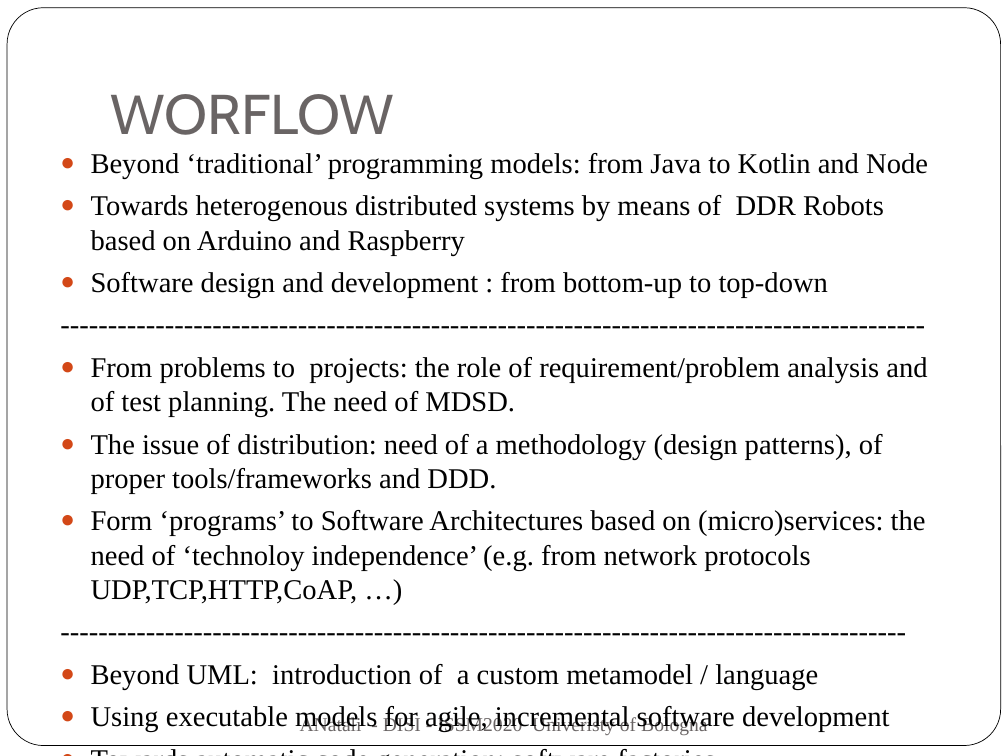
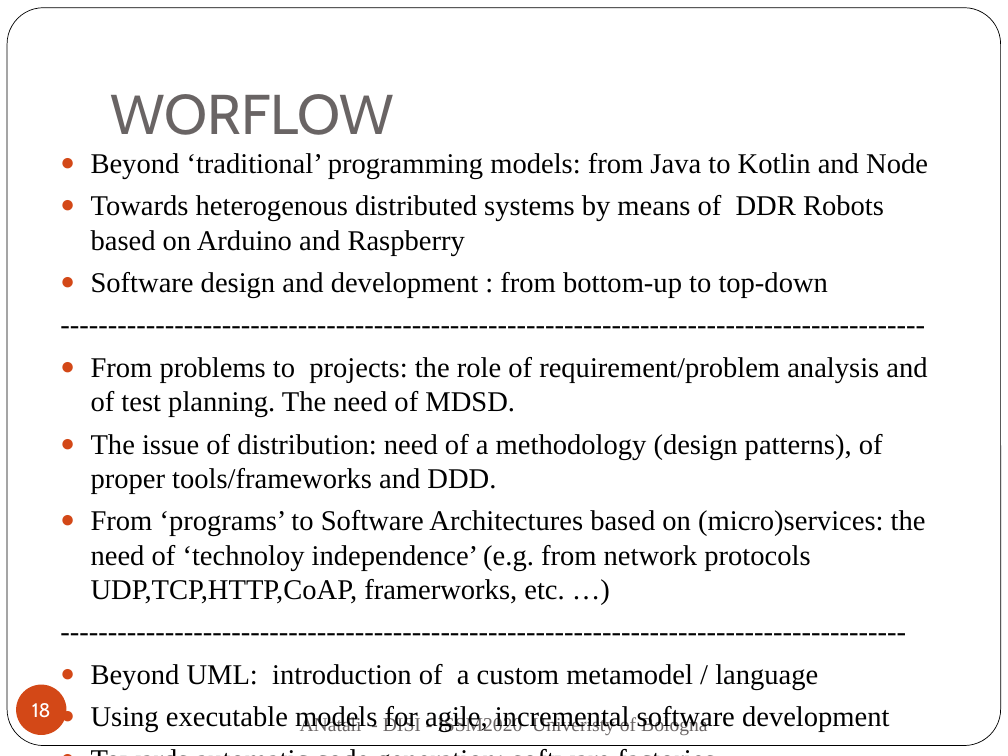
Before and after one commit to anatali/iss2020LabBo, a slide deck: slide 18 of it.unibo.issLabStart/userDocs/ISSM2020.pptx. Drawn at 1008x756 pixels with LibreOffice and Linux fonts; fonts in the diff are those of the drawing. Boxes give left, top, right and bottom in pixels: in the first picture for what was removed or moved away, otherwise in the second. Text is boxed around its words. In the diff, an @@ line names an element or a change of style, - is before the commit and + after.

```diff
--- a/it.unibo.issLabStart/userDocs/ISSM2020.pptx
+++ b/it.unibo.issLabStart/userDocs/ISSM2020.pptx
@@ text at bbox=[91, 510, 926, 604]: text changed @@
-● Form ‘programs’ to Software Architectures based on (micro)services: the need of ‘technoloy independence’ (e.g. from network protocols UDP,TCP,HTTP,CoAP, …)
+● From ‘programs’ to Software Architectures based on (micro)services: the need of ‘technoloy independence’ (e.g. from network protocols UDP,TCP,HTTP,CoAP, framerworks, etc. …)
@@ page number added at bbox=[16, 684, 67, 735], fill #D34817, 14 pt, text #FFFFFF @@
+18
```
Also in this commit, not shown: 18 other slides changed, 12 other files.
